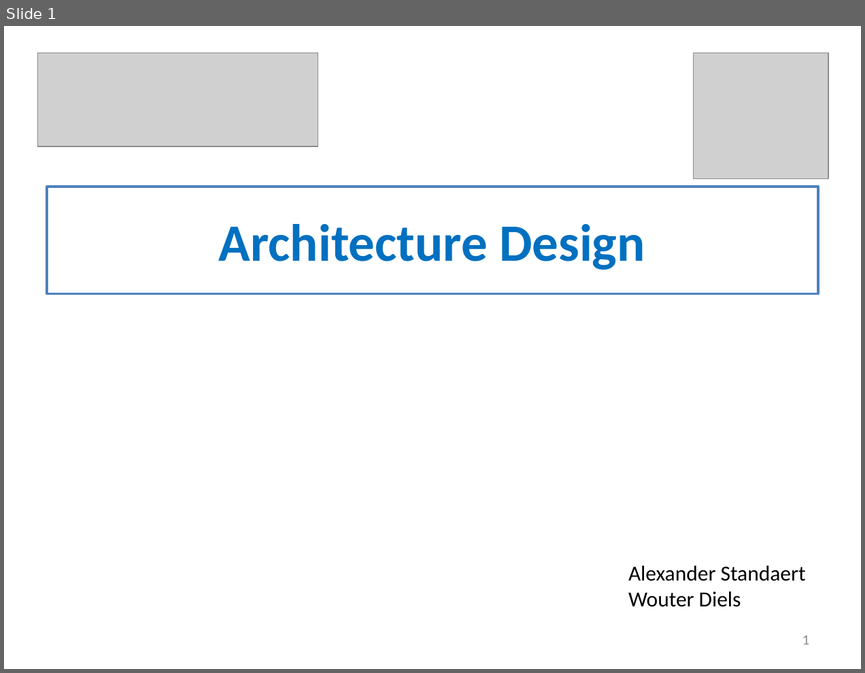
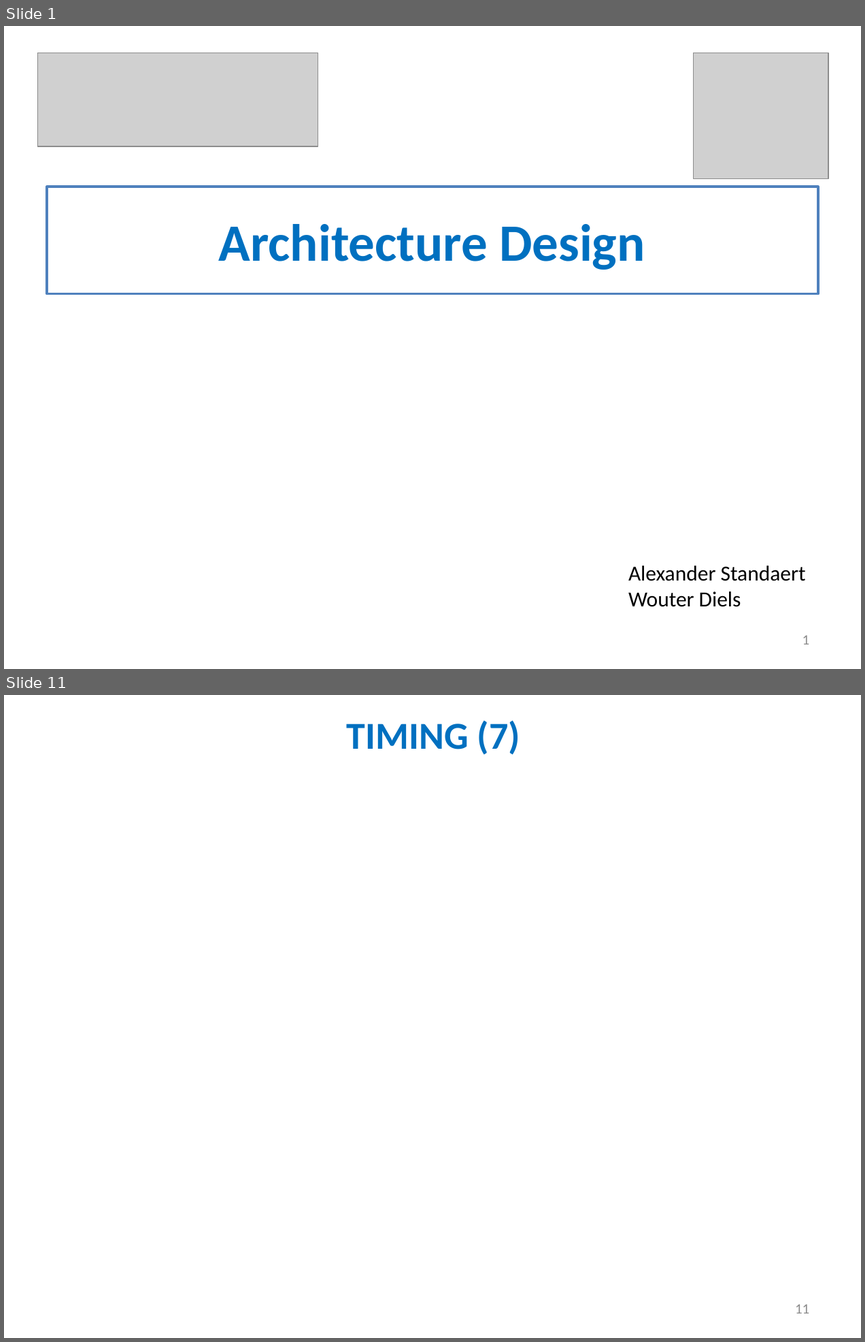
Before and after one commit to alexander-standaert/Thesis-Design-of-RRam, a slide deck: Design/ArchitectureDesign/fig/memory_architecture2.pptx. Shown one above the other, each under a label of ours: slide 1 before the commit, slides 1 and 11 after it; the slides between them are not shown. The pictures are 865x673 and 865x1342 pixels, drawn with LibreOffice and Linux fonts; fonts in the diff are those of the drawing; grey boxes stand for pictures. Boxes give left, top, right and bottom in pixels: in the first picture for what was removed or moved away, otherwise in the second. Text is boxed around its words. In the diff, an @@ line names an element or a change of style, - is before the commit and + after.

```diff
--- a/Design/ArchitectureDesign/fig/memory_architecture2.pptx
+++ b/Design/ArchitectureDesign/fig/memory_architecture2.pptx
@@ slide 11 added at [4, 695, 861, 1338], background #FFFFFF @@
@@ text added at [347, 720, 520, 755], 32 pt, text #0070C0, bold @@
+TIMING (7)
@@ page number added at [795, 1304, 809, 1313], 12 pt, text #8C8C8C @@
+11
```
Also in this commit, not shown: 4 slides changed, 12 other slides added, 8 slides removed, 20 other files.
